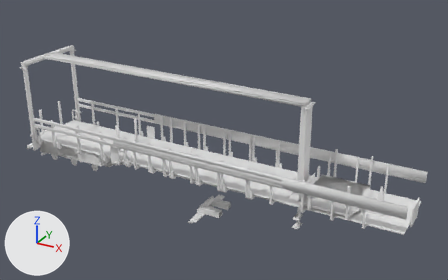
The FBX model road_train_trailer/meshes/trucks/tuning/quintuple.fbx: old version first, new version second.
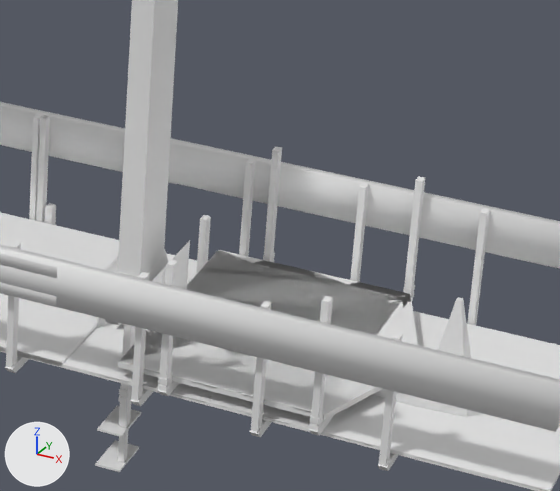
Each version is shown from a 50 mm camera at (0.1005, -0.2108, 0.1308) aimed at (-0.0068, -0.0156, 0.0333), then close up on the part from 60% to 91% of the width and 40% to 84% of the height. The lights are fixed; the arrows at lower left show +X, +Y and +Z. Materials are left out; every surface is plain grey. Where no turn or scale is listed for an object, it has been applied to the vertices. Vertices at the same position are counted once.

In view in the first close-up: 'arm.001', 'cdt_Anchor.006', 'cdt_Body.089', 'cdt_Cone.003', 'cdt_Lift.022', 'cdt_Pin.011', 'cdt_RootNode.011', 'extension.401', 'lift2.005', 'quintuple', 'top.037'.
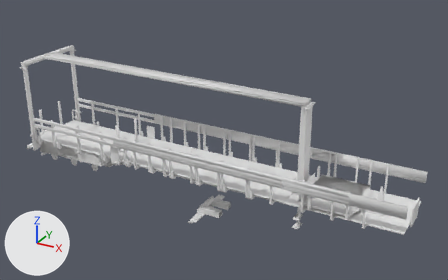
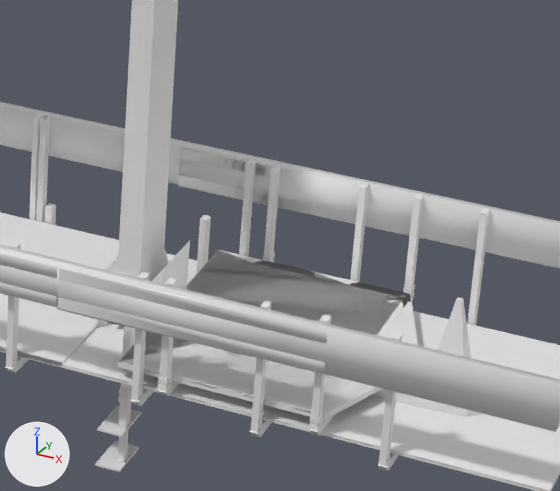
Edits to the scene script, one JSON object a line:
```json
{"block": "me_cube_19923", "where": "me_cube_19923.from_pydata(...)  # 31067 vertices, 25120 faces; spans x 0.11..0.285, y -0.037..-0.001, z -0.031..0.019"}
{"block": "me_cube_19923", "where": "# used by ob_extension_401; location = (-0.23038, 0.01869, 0.03079)"}
{"block": "me_cube_19923", "change": "me_cube_19923 part 3: all 16 vertices in x 0.259..0.275, y -0.005..-0.004, z -0.006 are moved by (0.0, 0.0, -0.002)"}
{"block": "me_cube_19923", "change": "me_cube_19923 part 4: all 16 vertices in x 0.259..0.275, y -0.034..-0.033, z -0.006 are moved by (0.0, 0.0, -0.002)"}
{"block": "me_cube_194", "where": "# used by ob_cdt_body_089; location = (0.00064, 0.0, -0.00805)"}
{"op": "remove", "block": "me_cube_194", "code": "me_cube_194.from_pydata(...)  # 778 vertices, 604 faces; spans x -0.119..0.044, y -0.017..0.017, z 0.01..0.058"}
{"op": "add", "block": "me_cube_194", "code": "me_cube_194.from_pydata(...)  # 794 vertices, 616 faces; spans x -0.119..0.044, y -0.017..0.017, z 0.01..0.058"}
{"block": "me_cube_194", "change": "me_cube_194 part 1: 8 vertices moved from x 0.028..0.044, y 0.014..0.015, z 0.033 to x 0.028..0.044, y 0.014..0.015, z 0.031; 8 vertices added at x 0.018..0.044, y 0.015..0.016, z 0.026..0.031"}
{"block": "me_cube_194", "change": "me_cube_194 part 2: 8 vertices moved from x 0.028..0.044, y -0.015..-0.014, z 0.033 to x 0.028..0.044, y -0.015..-0.014, z 0.031; 8 vertices added at x 0.018..0.044, y -0.016..-0.015, z 0.026..0.031"}
{"block": "me_cube_220", "where": "me_cube_220.from_pydata(...)  # 88 vertices, 68 faces; spans x -0.0676..0.064, y 0.0025..0.0346, z -0.0005..0.0308"}
{"block": "me_cube_220", "where": "# used by ob_top_037; location = (-0.04293, -0.01862, 0.01908)"}
{"block": "me_cube_220", "change": "me_cube_220 part 5: a new loose piece, a box spanning x 0.0618..0.0879, y 0.0025..0.0036, z -0.0006..0.0006"}
{"block": "me_cube_220", "change": "me_cube_220 part 6: a new loose piece, a box spanning x 0.0618..0.0879, y 0.0334..0.0346, z 0.0025..0.0037"}
{"block": "me_cube_220", "change": "me_cube_220 part 7: a new loose piece, a box spanning x 0.0618..0.0879, y 0.0334..0.0346, z -0.0006..0.0006"}
{"block": "me_cube_220", "change": "me_cube_220 part 8: a new loose piece, a box spanning x 0.0618..0.0879, y 0.0025..0.0036, z 0.0025..0.0037"}
```

Location of each change, [x1, y1, x2, y2] in pixels of the close-ups (560 x 491 px; the box of a moved part takes in the faces that stretch with it):
```json
{"object": "cdt_Body.089", "change": "reshaped", "before": [0, 0, 425, 436], "after": [0, 0, 424, 436]}
{"object": "top.037", "change": "reshaped", "before": [0, 145, 176, 307], "after": [0, 145, 338, 374]}
{"part": 1, "of": "me_cube_194", "change": "moved or reshaped", "before": [264, 147, 425, 289], "after": [178, 147, 424, 289]}
{"part": 2, "of": "me_cube_194", "change": "moved or reshaped", "before": [159, 260, 331, 425], "after": [57, 267, 330, 425]}
{"part": 3, "of": "me_cube_19923", "change": "moved or reshaped", "before": [264, 147, 425, 288], "after": [264, 163, 423, 288]}
{"part": 4, "of": "me_cube_19923", "change": "moved or reshaped", "before": [166, 259, 333, 418], "after": [166, 278, 331, 418]}
{"part": 5, "of": "me_cube_220", "change": "added", "after": [58, 297, 325, 374]}
{"part": 6, "of": "me_cube_220", "change": "added", "after": [180, 148, 320, 185]}
{"part": 7, "of": "me_cube_220", "change": "added", "after": [178, 175, 338, 220]}
{"part": 8, "of": "me_cube_220", "change": "added", "after": [59, 268, 328, 344]}
```
